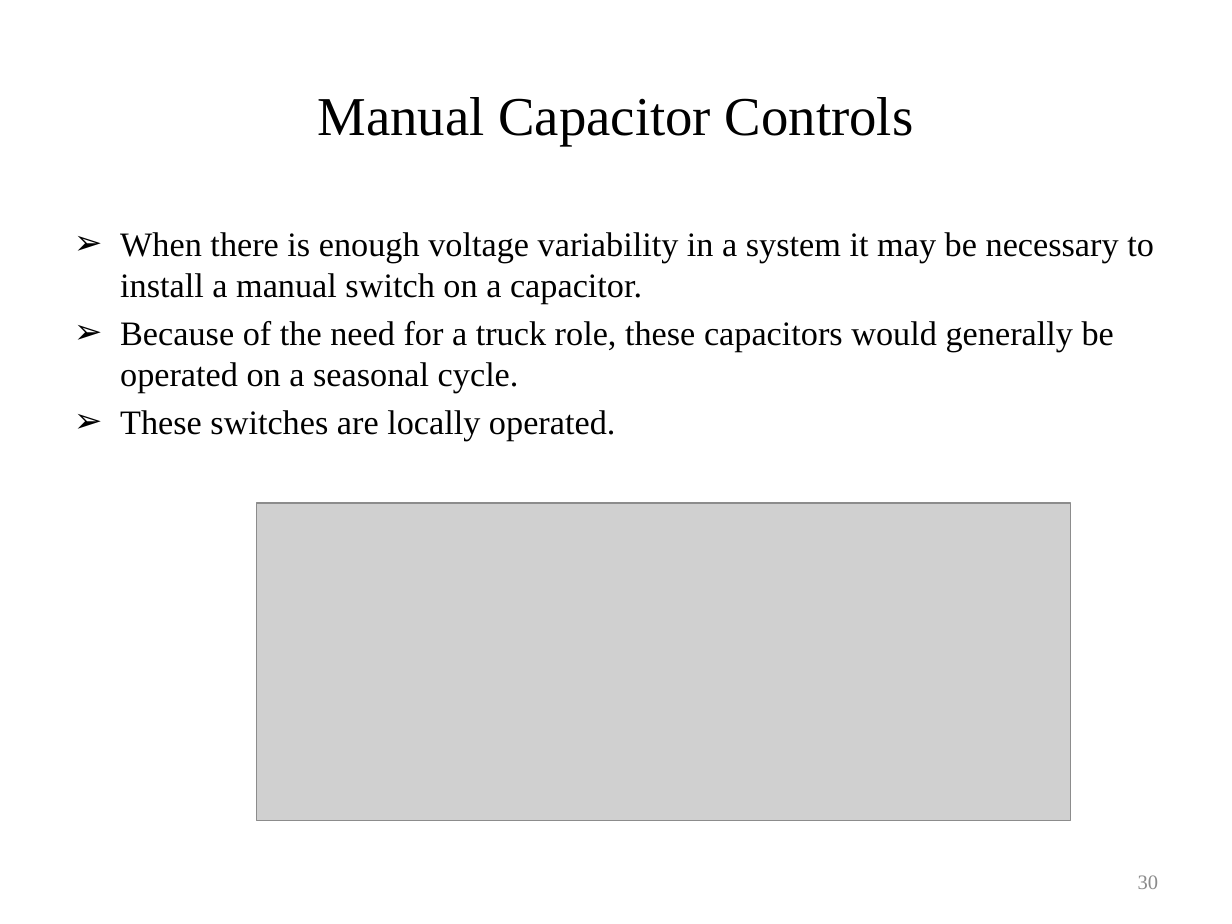
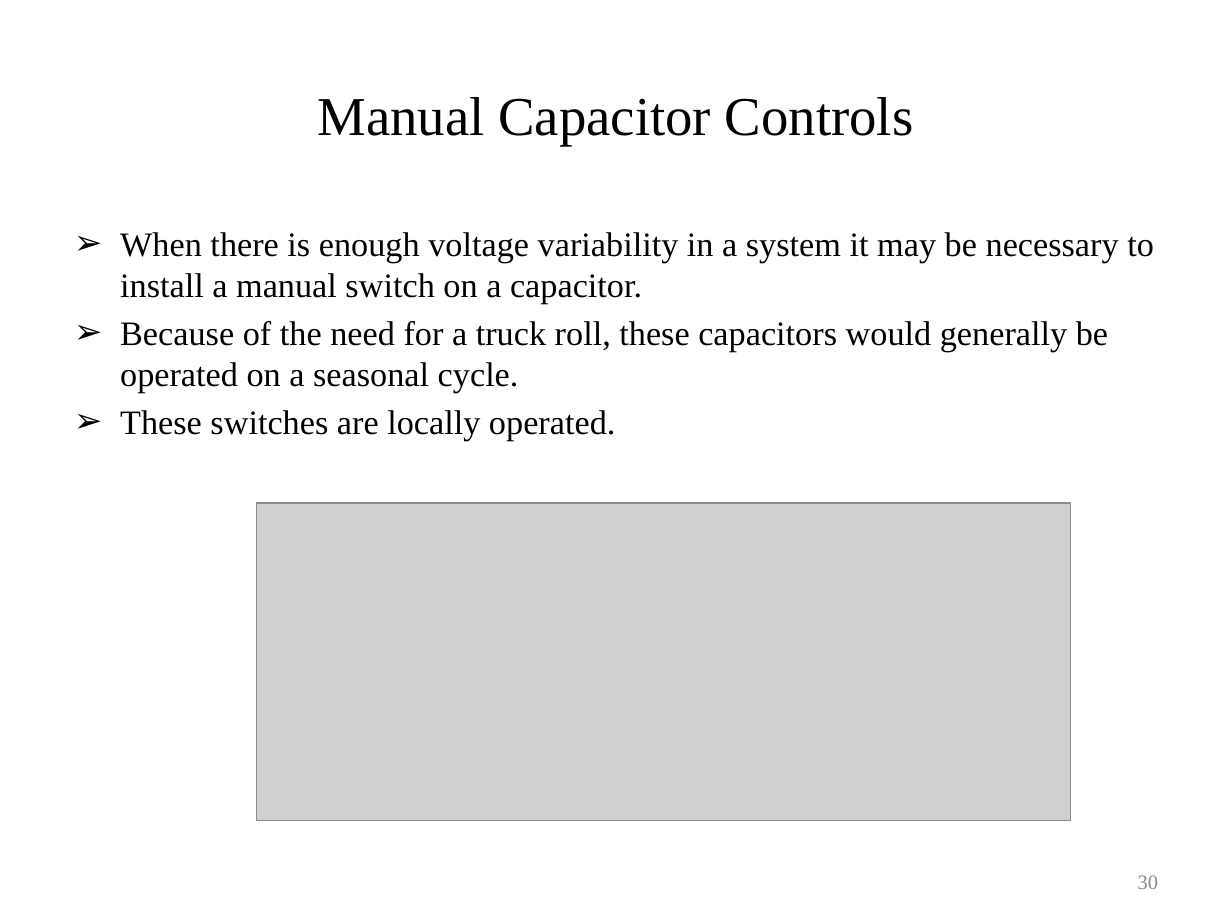
Before and after one commit to gridlab-d/course, a slide deck: slide 30 of University of Washington Class/Module 4 - Voltage control devices.pptx. Drawn at 1232x924 pixels with LibreOffice and Linux fonts; fonts in the diff are those of the drawing; grey boxes stand for pictures. Boxes give left, top, right and bottom in pixels: in the first picture for what was removed or moved away, otherwise in the second. Text is boxed around its words. In the diff, an @@ line names an element or a change of style, - is before the commit and + after.

Commit message:
Minor updates for consistency and spelling

```diff
--- a/University of Washington Class/Module 4 - Voltage control devices.pptx
+++ b/University of Washington Class/Module 4 - Voltage control devices.pptx
@@ text at [120, 321, 1108, 393]: text changed @@
-➢ Because of the need for a truck role, these capacitors would generally be operated on a seasonal cycle.
+➢ Because of the need for a truck roll, these capacitors would generally be operated on a seasonal cycle.
```
Also in this commit, not shown: 12 other slides changed.
